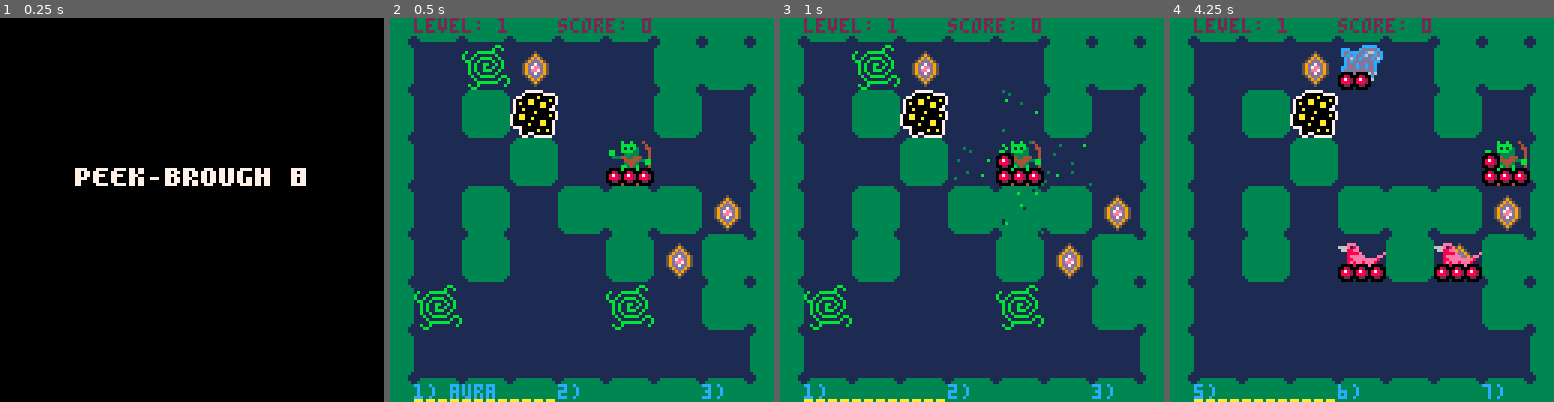
Above: before the commit, frames 1-4 (left to right).
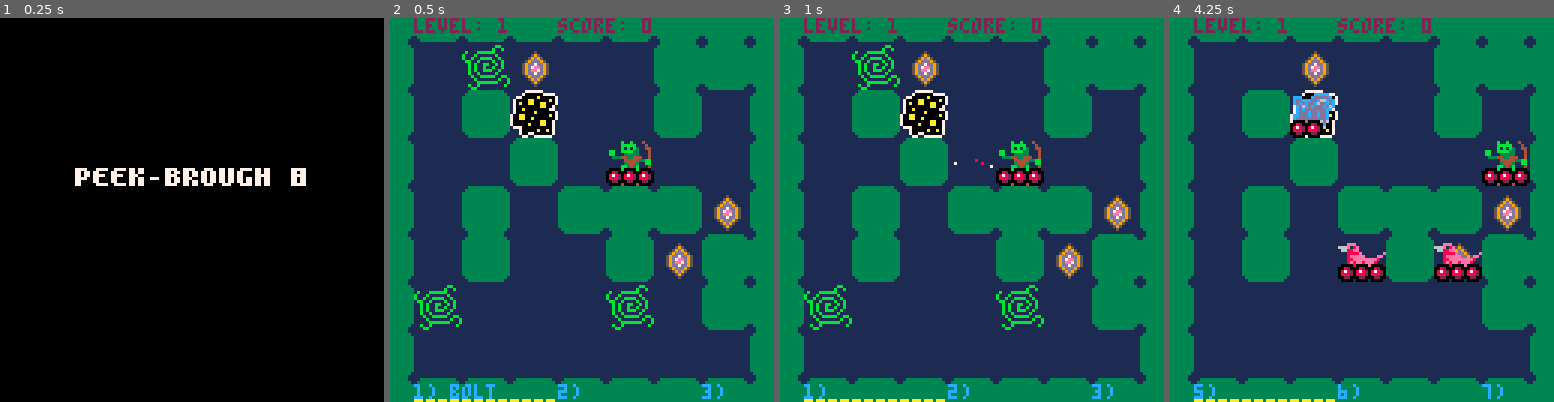
Above: after the commit, the same moments.

Repository: Ryan1729/broughlike-tutorial-ports
Game: PICO-8 cartridge pico8/broughlike-tutorial.p8
Same seed, same stepped clock (60 frames per second), same inputs: the game is played once before the commit and once after it.
Inputs:
- Up to frame 1 (0.25 s): no input
- Up to frame 2 (0.5 s): tap X (X key) at 0.33 s
- Up to frame 3 (1 s): tap O (Z key) at 0.7 s
- Up to frame 4 (4.25 s): tap X (X key) at 1.07, 1.85, 2.97, 4.08 s; hold Right 1.6-2.1 s; tap O (Z key) every 0.4 s from 1.7 to 4.1 s; hold Up 2.15-2.42 s; hold Right 2.47-3.03 s; hold Left 3.08-3.58 s; hold Down 3.63-3.97 s; hold Right from 4.02 s (still down)

Frame 1 is identical in both runs. In frame 2, 0.1% of the frame differs, in the area x 16-28%, y 95-100%; in frame 3, 0.4%; in frame 4, 2.1%, in the area x 31-86%, y 7-40%.

Commit message:
add bolt

Diff:
--- a/pico8/broughlike-tutorial.p8
+++ b/pico8/broughlike-tutorial.p8
@@ -1005,10 +1005,27 @@
         for i=1,#monsters do
             monsters[i].stunned = true
         end
+    end,
+    bolt = function()
+        bolt_travel(player.last_move, 15 + abs(player.last_move[2]), 4)
     end
 }
 
-
+function bolt_travel(direction, effect, damage)
+    local new_tile = player.tile;
+    while (true) do
+        local test_tile = new_tile:get_neighbor(direction[1], direction[2]);
+        if(test_tile.passable) then
+            new_tile = test_tile
+            if(new_tile.monster ~= nil) then
+                new_tile.monster:hit(damage)
+            end
+            new_tile:set_effect(effect)
+        else
+            break
+        end
+    end
+end
 
 -->8
 
